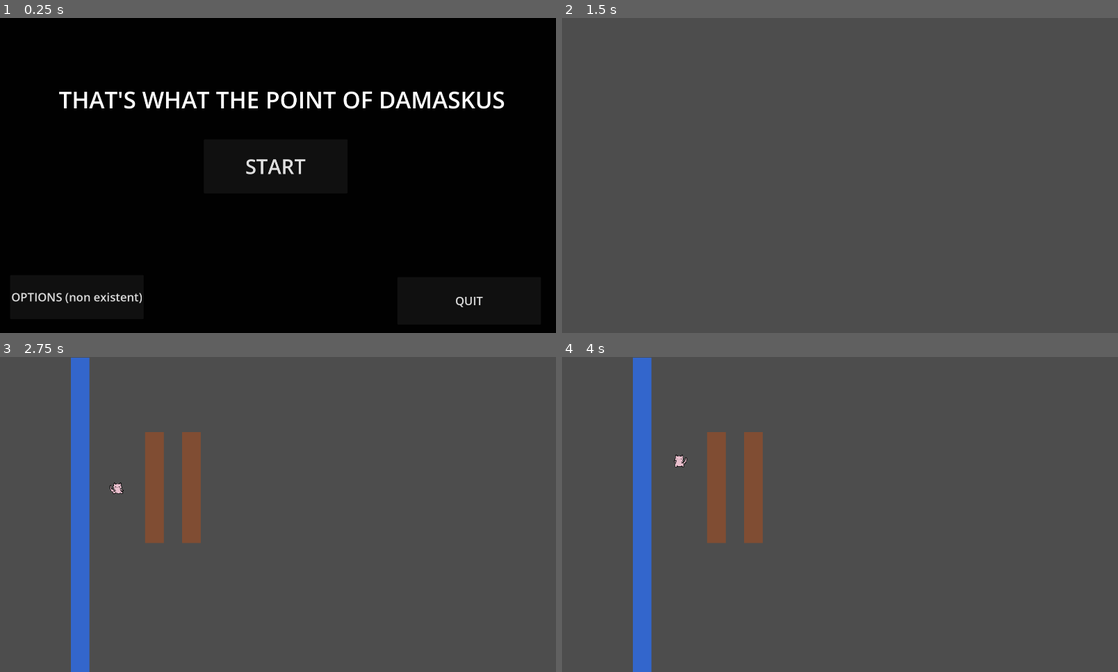
Above: before the commit, frames 1-4 (two rows, left to right).
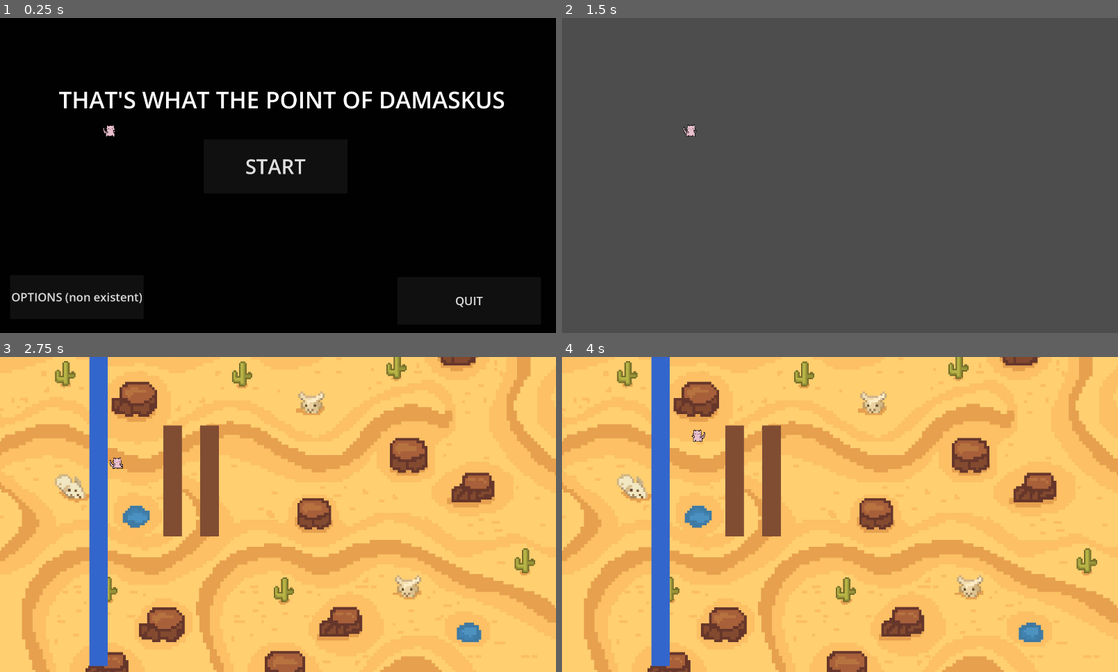
Above: after the commit, the same moments.

Repository: Lem0naise/damaskus
Game: Godot game, scene res://main_menu.tscn
The game is run twice, just before and just after one commit, with the same random seed, the same clock (stepped at 60 frames per second) and the same inputs.
Inputs:
- Up to frame 1 (0.25 s): no input
- Up to frame 2 (1.5 s): click "START" at 0.5 s; tap Enter at 1.25 s; hold Right (ui_right) from 1.28 s (still down); hold A (ui_a) from 1.28 s (still down)
- Up to frame 3 (2.75 s): tap D (ui_d) at 1.55, 2.1 s; release Right (ui_right) at 2.03 s; release A (ui_a) at 2.03 s; hold Down (ui_down) from 2.03 s (still down); tap S (ui_s) at 2.3 s
- Up to frame 4 (4 s): release Down (ui_down) at 2.78 s; hold Right (ui_right) 2.78-3.53 s; hold S (ui_s) 2.78-3.53 s; tap W (ui_w) at 3.05, 3.6 s; hold Up (ui_up) from 3.53 s (still down); tap A (ui_a) at 3.8 s

The runs differ from the first frame. In frame 1, less than 0.1% of the frame differs, in the area x 18-21%, y 33-38%; in frame 2, less than 0.1%; in frame 3, 100%; in frame 4, 100%, in the area x 0-100%, y 0-100%.

Commit message:
Add background and audio assets; implement player main menu functionality and wall class updates

Diff:
--- /dev/null
+++ b/btn_start.gd
@@ -0,0 +1,30 @@
+@tool
+extends GameObject
+class_name Wall
+
+var sprite: ColorRect
+
+func _ready():
+	# Set wall properties
+	is_solid = true
+	is_pushable = false
+	object_type = "wall"
+
+	# Create sprite if it doesn't exist
+	if not sprite:
+		create_sprite()
+
+	# Call parent ready to register with grid
+	super._ready()
+
+func create_sprite():
+	# Remove any existing child sprites/labels first
+	for child in get_children():
+		if child is ColorRect or child is Label:
+			child.queue_free()
+
+	sprite = ColorRect.new()
+	sprite.size = Vector2(64, 64)
+	sprite.position = Vector2(-32, -32)
+	sprite.color = Color(0.5, 0.3, 0.2, 1)  # Brown
+	add_child(sprite)
--- a/ingame.tscn
+++ b/ingame.tscn
@@ -1,23 +1,30 @@
 [gd_scene format=3 uid="uid://oafli3v0rpi8"]
 
 [ext_resource type="Script" uid="uid://b1b838dtpkty8" path="res://scripts/core/GridManager.gd" id="1_gridmanager"]
-[ext_resource type="Script" uid="uid://dbfxa2deqsx6x" path="res://scripts/core/IngameManager.gd" id="1_ingamemanager"]
+[ext_resource type="Script" path="res://scripts/core/IngameManager.gd" id="1_ingamemanager"]
 [ext_resource type="PackedScene" uid="uid://bvw8qm7xj0qqn" path="res://scenes/player.tscn" id="2_player"]
 [ext_resource type="Script" uid="uid://cunkdau8fdrh" path="res://scripts/core/GridDrawer.gd" id="4_griddrawer"]
 [ext_resource type="PackedScene" uid="uid://cqkw5y8nx7xle" path="res://scenes/objects/wall.tscn" id="5_wall"]
 [ext_resource type="PackedScene" uid="uid://dlonf04fiy5nb" path="res://scenes/objects/water.tscn" id="6_water"]
+[ext_resource type="Texture2D" uid="uid://c28f11wxipbai" path="res://assets/background.png" id="7_ic5ef"]
 
 [node name="Ingame" type="Node2D" unique_id=1079480780]
 script = ExtResource("1_ingamemanager")
+
+[node name="TextureRect" type="TextureRect" parent="." unique_id=1991267055]
+offset_left = -31.0
+offset_top = -50.0
+offset_right = 2160.0
+offset_bottom = 1331.0
+texture = ExtResource("7_ic5ef")
+expand_mode = 1
+stretch_mode = 4
 
 [node name="GridManager" type="Node" parent="." unique_id=873522664]
 script = ExtResource("1_gridmanager")
 
 [node name="GridDrawer" type="Node2D" parent="." unique_id=1729959547]
 script = ExtResource("4_griddrawer")
-
-[node name="Camera2D" type="Camera2D" parent="." unique_id=633199670]
-position = Vector2(971, 605)
 
 [node name="Player" parent="." unique_id=1640560224 instance=ExtResource("2_player")]
 position = Vector2(352, 352)
@@ -26,90 +33,93 @@
 [node name="Walls" type="Node2D" parent="." unique_id=339236577]
 
 [node name="Wall1" parent="Walls" unique_id=193411329 instance=ExtResource("5_wall")]
-position = Vector2(672, 480)
+position = Vector2(736, 544)
 
 [node name="Wall2" parent="Walls" unique_id=645148250 instance=ExtResource("5_wall")]
-position = Vector2(672, 416)
+position = Vector2(736, 480)
 
 [node name="Wall3" parent="Walls" unique_id=1159217957 instance=ExtResource("5_wall")]
-position = Vector2(672, 352)
+position = Vector2(736, 416)
 
 [node name="Wall4" parent="Walls" unique_id=1211422296 instance=ExtResource("5_wall")]
-position = Vector2(672, 672)
+position = Vector2(736, 736)
 
 [node name="Wall5" parent="Walls" unique_id=1661555857 instance=ExtResource("5_wall")]
-position = Vector2(672, 608)
+position = Vector2(736, 672)
 
 [node name="Wall6" parent="Walls" unique_id=121459845 instance=ExtResource("5_wall")]
-position = Vector2(672, 544)
+position = Vector2(736, 608)
 
 [node name="Wall7" parent="Walls" unique_id=1608762357 instance=ExtResource("5_wall")]
-position = Vector2(544, 480)
+position = Vector2(608, 544)
 
 [node name="Wall8" parent="Walls" unique_id=1556159081 instance=ExtResource("5_wall")]
-position = Vector2(544, 416)
+position = Vector2(608, 480)
 
 [node name="Wall9" parent="Walls" unique_id=1086298045 instance=ExtResource("5_wall")]
-position = Vector2(544, 352)
+position = Vector2(608, 416)
 
 [node name="Wall10" parent="Walls" unique_id=1147903280 instance=ExtResource("5_wall")]
-position = Vector2(544, 672)
+position = Vector2(608, 736)
 
 [node name="Wall11" parent="Walls" unique_id=910667753 instance=ExtResource("5_wall")]
-position = Vector2(544, 608)
+position = Vector2(608, 672)
 
 [node name="Wall12" parent="Walls" unique_id=774506988 instance=ExtResource("5_wall")]
-position = Vector2(544, 544)
+position = Vector2(608, 608)
 
 [node name="Water" type="Node2D" parent="." unique_id=1636455866]
 
 [node name="Water1" parent="Water" unique_id=1069940404 instance=ExtResource("6_water")]
-position = Vector2(288, 544)
+position = Vector2(352, 608)
 
 [node name="Water2" parent="Water" unique_id=1995521747 instance=ExtResource("6_water")]
-position = Vector2(288, 480)
+position = Vector2(352, 544)
 
 [node name="Water3" parent="Water" unique_id=1711233800 instance=ExtResource("6_water")]
-position = Vector2(288, 416)
+position = Vector2(352, 480)
 
 [node name="Water4" parent="Water" unique_id=2126841222 instance=ExtResource("6_water")]
-position = Vector2(288, 352)
+position = Vector2(352, 416)
 
 [node name="Water5" parent="Water" unique_id=1927024345 instance=ExtResource("6_water")]
-position = Vector2(288, 288)
+position = Vector2(352, 352)
 
 [node name="Water6" parent="Water" unique_id=1371371859 instance=ExtResource("6_water")]
-position = Vector2(288, 224)
+position = Vector2(352, 288)
 
 [node name="Water7" parent="Water" unique_id=972238219 instance=ExtResource("6_water")]
-position = Vector2(288, 160)
+position = Vector2(352, 224)
 
 [node name="Water8" parent="Water" unique_id=1822422196 instance=ExtResource("6_water")]
-position = Vector2(288, 96)
+position = Vector2(352, 160)
 
 [node name="Water9" parent="Water" unique_id=928695930 instance=ExtResource("6_water")]
-position = Vector2(288, 1056)
+position = Vector2(352, 1120)
 
 [node name="Water17" parent="Water" unique_id=624165737 instance=ExtResource("6_water")]
-position = Vector2(288, 1120)
+position = Vector2(352, 1184)
 
 [node name="Water10" parent="Water" unique_id=944526456 instance=ExtResource("6_water")]
-position = Vector2(288, 992)
+position = Vector2(352, 1056)
 
 [node name="Water11" parent="Water" unique_id=1492278661 instance=ExtResource("6_water")]
-position = Vector2(288, 928)
+position = Vector2(352, 992)
 
 [node name="Water12" parent="Water" unique_id=629211257 instance=ExtResource("6_water")]
-position = Vector2(288, 864)
+position = Vector2(352, 928)
 
 [node name="Water13" parent="Water" unique_id=333128214 instance=ExtResource("6_water")]
-position = Vector2(288, 800)
+position = Vector2(352, 864)
 
 [node name="Water14" parent="Water" unique_id=529196536 instance=ExtResource("6_water")]
-position = Vector2(288, 736)
+position = Vector2(352, 800)
 
 [node name="Water15" parent="Water" unique_id=1379613661 instance=ExtResource("6_water")]
-position = Vector2(288, 672)
+position = Vector2(352, 736)
 
 [node name="Water16" parent="Water" unique_id=341358967 instance=ExtResource("6_water")]
-position = Vector2(288, 608)
+position = Vector2(352, 672)
+
+[node name="Camera2D" type="Camera2D" parent="." unique_id=589967515]
+position = Vector2(972, 692)
--- a/main_menu.tscn
+++ b/main_menu.tscn
@@ -1,6 +1,10 @@
 [gd_scene format=3 uid="uid://bueharn71qgng"]
 
 [ext_resource type="Script" uid="uid://ctsvm15dv038b" path="res://scripts/mainnmenu.gd" id="1_06t4h"]
+[ext_resource type="Script" uid="uid://bjvbyqnuj0xmx" path="res://scripts/entities/PlayerMainMenu.gd" id="2_glbon"]
+[ext_resource type="AudioStream" uid="uid://dnpxrx3bvq1mr" path="res://assets/output.wav" id="3_fu7sn"]
+[ext_resource type="Texture2D" uid="uid://dnm3cowsiyvey" path="res://assets/gorgeous.png" id="3_glbon"]
+[ext_resource type="Script" uid="uid://b1b838dtpkty8" path="res://scripts/core/GridManager.gd" id="5_glbon"]
 
 [node name="MainMenu" type="Control" unique_id=1050467227]
 layout_mode = 3
@@ -14,7 +18,6 @@
 
 [node name="FadeLayer" type="ColorRect" parent="." unique_id=393215701]
 unique_name_in_owner = true
-visible = false
 layout_mode = 0
 offset_right = 1944.0
 offset_bottom = 1092.0
@@ -71,3 +74,30 @@
 size_flags_vertical = 3
 theme_override_font_sizes/font_size = 40
 text = "QUIT"
+
+[node name="MusicPlayer" type="AudioStreamPlayer2D" parent="." unique_id=1153583541]
+stream = ExtResource("3_fu7sn")
+autoplay = true
+
+[node name="Player2" type="CharacterBody2D" parent="." unique_id=906236154]
+position = Vector2(352, 352)
+scale = Vector2(0.3, 0.3)
+script = ExtResource("2_glbon")
+
+[node name="Sprite" type="Sprite2D" parent="Player2" unique_id=1341756427]
+position = Vector2(96.666664, 110.000015)
+scale = Vector2(1.7, 1.8666669)
+texture = ExtResource("3_glbon")
+
+[node name="Label" type="Label" parent="Player2" unique_id=1005981589]
+visible = false
+offset_left = -20.0
+offset_top = -10.0
+offset_right = 20.0
+offset_bottom = 10.0
+text = "NULL"
+horizontal_alignment = 1
+vertical_alignment = 1
+
+[node name="GridManager" type="Node" parent="." unique_id=897976182]
+script = ExtResource("5_glbon")
--- a/scripts/core/GridDrawer.gd
+++ b/scripts/core/GridDrawer.gd
@@ -9,22 +9,4 @@
 	queue_redraw()
 
 func _draw():
-	# Draw vertical lines
-	for x in range(grid_width + 1):
-		var x_pos = x * grid_size
-		draw_line(
-			Vector2(x_pos, 0),
-			Vector2(x_pos, grid_height * grid_size),
-			line_color,
-			1.0
-		)
-
-	# Draw horizontal lines
-	for y in range(grid_height + 1):
-		var y_pos = y * grid_size
-		draw_line(
-			Vector2(0, y_pos),
-			Vector2(grid_width * grid_size, y_pos),
-			line_color,
-			1.0
-		)
+	pass
--- a/scripts/core/GridManager.gd
+++ b/scripts/core/GridManager.gd
@@ -33,7 +33,7 @@
 # Check if a grid position is valid (within bounds)
 func is_valid_position(grid_pos: Vector2i) -> bool:
 	return grid_pos.x >= 0 and grid_pos.x < GRID_WIDTH and \
-	       grid_pos.y >= 0 and grid_pos.y < GRID_HEIGHT
+		   grid_pos.y >= 0 and grid_pos.y < GRID_HEIGHT
 
 # Register a solid tile at a grid position
 func set_solid(grid_pos: Vector2i, is_solid: bool = true):
--- /dev/null
+++ b/scripts/entities/PlayerMainMenu.gd
@@ -0,0 +1,178 @@
+extends CharacterBody2D
+class_name PlayerMainMenu
+
+# References
+@onready var grid_manager: GridManager = get_node("/root/MainMenu/GridManager")
+@onready var sprite: Sprite2D = $Sprite
+
+# Textures
+var texture_still: Texture2D = preload("res://assets/gorgeous.png")
+var texture_walking: Texture2D = preload("res://assets/walking.png")
+
+# Sprite size (slightly smaller than grid cell)
+const SPRITE_SIZE = 180.0  # pixels
+
+# Movement
+var grid_position: Vector2i = Vector2i.ZERO
+var is_moving: bool = false
+var move_speed: float = 15.0  # Speed of grid transition animation
+
+# Input buffering
+var next_move: Vector2i = Vector2i.ZERO  # Only buffer one move
+var move_cooldown: float = 0.0
+const HELD_KEY_DELAY = 0.12  # Delay between moves when holding a key
+const HELD_KEY_INITIAL_DELAY = 0.25  # Initial delay before key starts repeating
+var held_key_timer: float = 0.0
+var last_held_direction: Vector2i = Vector2i.ZERO
+
+# Mask system
+enum MaskType { NONE, GOLEM, SPIRIT, MIRROR, MIMIC }
+var current_mask: MaskType = MaskType.NONE
+
+# Player state (NULL state by default)
+var is_intangible: bool = false  # Can walk through walls when true
+var properties: Array[String] = []  # Active properties from current mask
+
+func _ready():
+	# Snap to grid at start
+	if grid_manager:
+		grid_position = grid_manager.world_to_grid(global_position)
+		global_position = grid_manager.grid_to_world(grid_position)
+
+	# Start in NULL state (no mask)
+
+	# Set initial sprite
+	set_sprite_texture(texture_still)
+
+func _process(delta):
+	# Update cooldown timer
+	if move_cooldown > 0:
+		move_cooldown -= delta
+
+	# Update held key timer
+	if held_key_timer > 0:
+		held_key_timer -= delta
+
+	# Handle input
+	handle_input()
+
+	# Process movement
+	if is_moving:
+		animate_movement(delta)
+	elif next_move != Vector2i.ZERO and move_cooldown <= 0:
+		# Execute the one buffered move
+		var buffered_move = next_move
+		next_move = Vector2i.ZERO
+		try_move(buffered_move)
+
+func handle_input():
+	var input_dir = Vector2i.ZERO
+	var is_just_pressed = false
+
+	# Check for just_pressed input (highest priority - always register)
+	if Input.is_action_just_pressed("ui_right") or Input.is_action_just_pressed("ui_d"):
+		input_dir = Vector2i.RIGHT
+		is_just_pressed = true
+		held_key_timer = HELD_KEY_INITIAL_DELAY
+		last_held_direction = input_dir
+	elif Input.is_action_just_pressed("ui_left") or Input.is_action_just_pressed("ui_a"):
+		input_dir = Vector2i.LEFT
+		is_just_pressed = true
+		held_key_timer = HELD_KEY_INITIAL_DELAY
+		last_held_direction = input_dir
+	elif Input.is_action_just_pressed("ui_down") or Input.is_action_just_pressed("ui_s"):
+		input_dir = Vector2i.DOWN
+		is_just_pressed = true
+		held_key_timer = HELD_KEY_INITIAL_DELAY
+		last_held_direction = input_dir
+	elif Input.is_action_just_pressed("ui_up") or Input.is_action_just_pressed("ui_w"):
+		input_dir = Vector2i.UP
+		is_just_pressed = true
+		held_key_timer = HELD_KEY_INITIAL_DELAY
+		last_held_direction = input_dir
+
+	# If no just_pressed, check for held keys (only after initial delay)
+	if not is_just_pressed and not is_moving and move_cooldown <= 0 and held_key_timer <= 0:
+		if Input.is_action_pressed("ui_right") or Input.is_action_pressed("ui_d"):
+			input_dir = Vector2i.RIGHT
+		elif Input.is_action_pressed("ui_left") or Input.is_action_pressed("ui_a"):
+			input_dir = Vector2i.LEFT
+		elif Input.is_action_pressed("ui_down") or Input.is_action_pressed("ui_s"):
+			input_dir = Vector2i.DOWN
+		elif Input.is_action_pressed("ui_up") or Input.is_action_pressed("ui_w"):
+			input_dir = Vector2i.UP
+		else:
+			# No keys held, reset timer
+			held_key_timer = 0
+			last_held_direction = Vector2i.ZERO
+
+	# Process the input
+	if input_dir != Vector2i.ZERO:
+		if is_moving:
+			# Only buffer ONE move, and only the most recent
+			next_move = input_dir
+		elif move_cooldown <= 0:
+			# Execute immediately
+			try_move(input_dir)
+
+func try_move(direction: Vector2i):
+	var target_grid_pos = grid_position + direction
+
+	# Check if move is valid
+	if can_move_to(target_grid_pos):
+		grid_position = target_grid_pos
+		is_moving = true
+		set_sprite_texture(texture_walking)
+
+		# Flip sprite horizontally based on left/right movement
+		if direction == Vector2i.LEFT:
+			sprite.flip_h = true
+		elif direction == Vector2i.RIGHT:
+			sprite.flip_h = false
+
+		move_cooldown = HELD_KEY_DELAY  # Set cooldown for next move
+
+func can_move_to(target_pos: Vector2i) -> bool:
+	# Check if position is within bounds
+
+	# In NULL state (intangible), can move through solid objects
+	if is_intangible:
+		return true
+
+	# Check for solid tiles (walls, water, etc.)
+	if grid_manager.is_solid(target_pos):
+		return false
+
+	return true
+
+func animate_movement(delta):
+	var target_world_pos = grid_manager.grid_to_world(grid_position)
+
+	# Smoothly move towards target
+	global_position = global_position.move_toward(target_world_pos, move_speed * delta * grid_manager.TILE_SIZE)
+
+	# Check if reached target
+	if global_position.distance_to(target_world_pos) < 0.1:
+		global_position = target_world_pos
+		is_moving = false
+		set_sprite_texture(texture_still)
+		on_movement_complete()
+
+func on_movement_complete():
+	# Called when player reaches a new grid cell
+	# TODO: Check for pickups, triggers, etc.
+	pass
+
+# Helper function to set sprite texture and scale it to consistent size
+func set_sprite_texture(texture: Texture2D):
+	if not sprite:
+		sprite = $Sprite
+	if not sprite:
+		print("ERROR: Sprite node not found!")
+		return
+
+	sprite.texture = texture
+	if texture:
+		var texture_size = texture.get_size()
+		var scale_factor = SPRITE_SIZE / max(texture_size.x, texture_size.y)
+		sprite.scale = Vector2(scale_factor, scale_factor)
--- a/scripts/objects/Wall.gd
+++ b/scripts/objects/Wall.gd
@@ -1,6 +1,6 @@
 @tool
 extends GameObject
-class_name Wall
+class_name Wall2
 
 var sprite: ColorRect
 
Binary file added: assets/background.png
Not shown, added: assets/background.png.import
Not shown, added: assets/output.wav.import
Not shown, added: btn_start.gd.uid
Not shown, added: scripts/entities/PlayerMainMenu.gd.uid
Not shown, added: assets/output.wav
